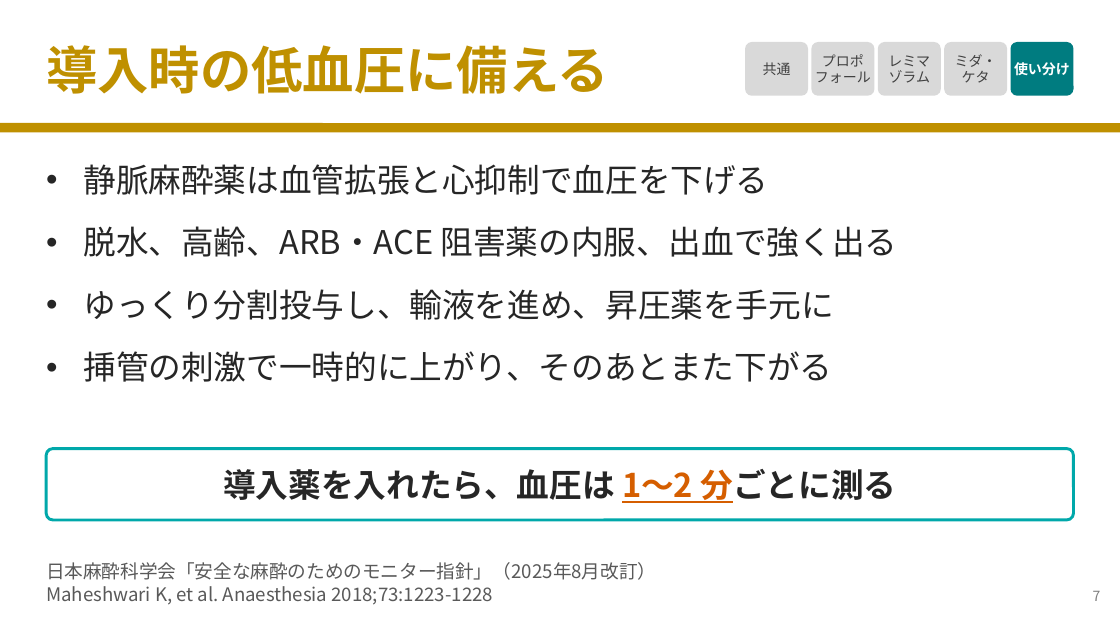
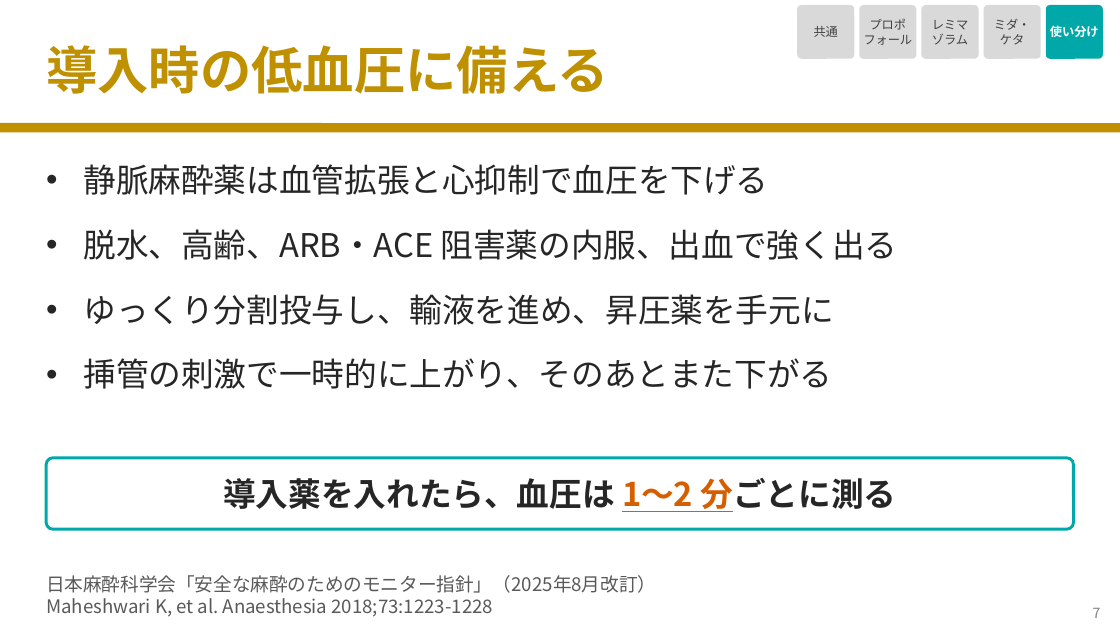
Before and after one commit to nobumitsu-3141/Anes-lecture, a slide deck: slide 8 of slides/3-2_iv_anesthetics/3-2_iv_anesthetics.pptx. Drawn at 1120x630 pixels with LibreOffice and Linux fonts; fonts in the diff are those of the drawing. Boxes give left, top, right and bottom in pixels: in the first picture for what was removed or moved away, otherwise in the second. Text is boxed around its words. In the diff, an @@ line names an element or a change of style, - is before the commit and + after.

```diff
--- a/slides/3-2_iv_anesthetics/3-2_iv_anesthetics.pptx
+++ b/slides/3-2_iv_anesthetics/3-2_iv_anesthetics.pptx
@@ size 12 to 10.5 pt; proportions changed in 4 elements at bbox=[984, 5, 1041, 59], bbox=[922, 5, 979, 59], bbox=[860, 5, 917, 59], bbox=[797, 5, 854, 59] @@
@@ rounded rectangle "共通": place and size @@
-rounded rectangle "共通" at bbox=[745, 42, 808, 96]
+rounded rectangle "共通" at bbox=[797, 5, 854, 59]
@@ rounded rectangle "プロポ": place and size @@
-rounded rectangle "プロポ" at bbox=[812, 42, 875, 96]
+rounded rectangle "プロポ" at bbox=[860, 5, 917, 59]
@@ rounded rectangle "レミマ": place and size @@
-rounded rectangle "レミマ" at bbox=[878, 42, 941, 96]
+rounded rectangle "レミマ" at bbox=[922, 5, 979, 59]
@@ rounded rectangle "ミダ・": place and size @@
-rounded rectangle "ミダ・" at bbox=[944, 42, 1007, 96]
+rounded rectangle "ミダ・" at bbox=[984, 5, 1041, 59]
@@ rounded rectangle "使い分け": place and size @@
-rounded rectangle "使い分け" at bbox=[1011, 42, 1074, 96]
+rounded rectangle "使い分け" at bbox=[1046, 5, 1103, 59]
@@ rounded rectangle "使い分け" at bbox=[1046, 5, 1103, 59]: size 12 to 10.5 pt; fill #007C80 to #00A8AA; proportions changed @@
@@ text "静脈麻酔薬は血管拡張と心抑制で血圧を下げる" at bbox=[84, 164, 898, 389]: more space between paragraphs @@
@@ rounded rectangle "導入薬を入れたら、血圧は 1〜2 分ごとに測る": place and size @@
-rounded rectangle "導入薬を入れたら、血圧は 1〜2 分ごとに測る" at bbox=[46, 449, 1074, 520]
+rounded rectangle "導入薬を入れたら、血圧は 1〜2 分ごとに測る" at bbox=[46, 458, 1074, 529]
@@ text "日本麻酔科学会「安全な麻酔のためのモニター指針」（2025年8月改訂）": place and size @@
-text "日本麻酔科学会「安全な麻酔のためのモニター指針」（2025年8月改訂）" at bbox=[46, 562, 656, 605]
+text "日本麻酔科学会「安全な麻酔のためのモニター指針」（2025年8月改訂）" at bbox=[46, 575, 656, 617]
@@ text "7": place and size @@
-text "7" at bbox=[1093, 591, 1101, 601]
+text "7" at bbox=[1093, 608, 1101, 618]
```
Also in this commit, not shown: 7 other slides changed, 8 other files.
